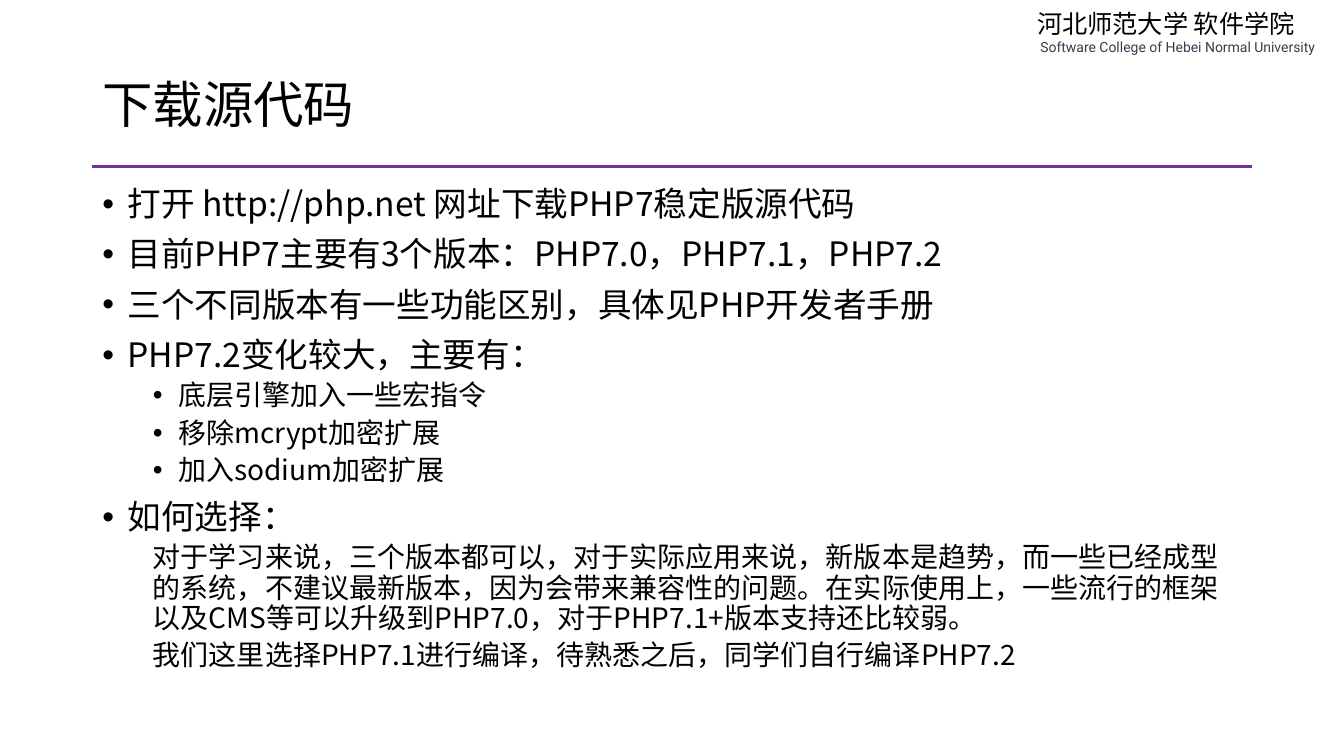
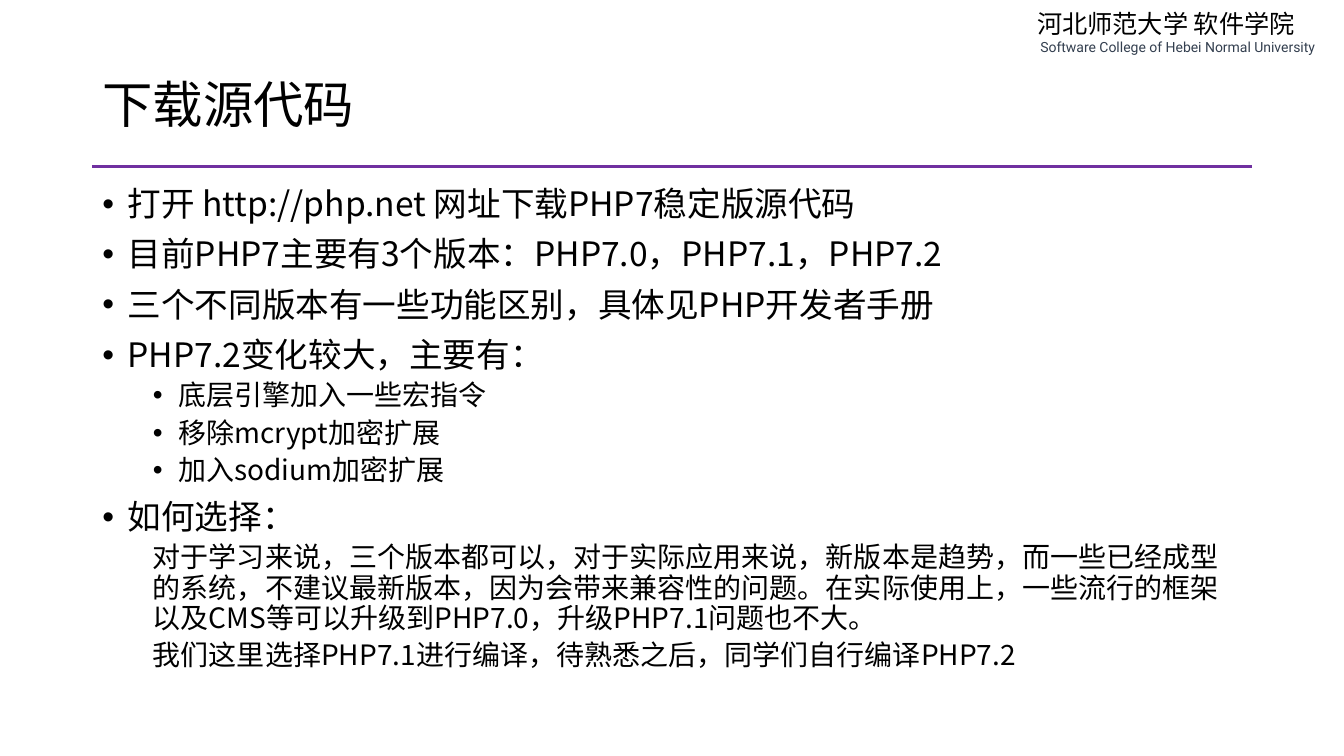
Before and after one commit to edu2act/course-php-serverside-development-on-linux, a slide deck: slide 5 of materials/slides/ch02-complie-php-source-code.pptx. Drawn at 1344x756 pixels with LibreOffice and Linux fonts; fonts in the diff are those of the drawing. Boxes give left, top, right and bottom in pixels: in the first picture for what was removed or moved away, otherwise in the second. Text is boxed around its words. In the diff, an @@ line names an element or a change of style, - is before the commit and + after.

```diff
--- a/materials/slides/ch02-complie-php-source-code.pptx
+++ b/materials/slides/ch02-complie-php-source-code.pptx
@@ text at (153,543,1219,631): text changed @@
-  对于学习来说，三个版本都可以，对于实际应用来说，新版本是趋势，而一些已经成型的系统，不建议最新版本，因为会带来兼容性的问题。在实际使用上，一些流行的框架以及CMS等可以升级到PHP7.0，对于PHP7.1+版本支持还比较弱。
+  对于学习来说，三个版本都可以，对于实际应用来说，新版本是趋势，而一些已经成型的系统，不建议最新版本，因为会带来兼容性的问题。在实际使用上，一些流行的框架以及CMS等可以升级到PHP7.0，升级PHP7.1问题也不大。
```
Also in this commit, not shown: 6 other slides changed, 1 other file.
